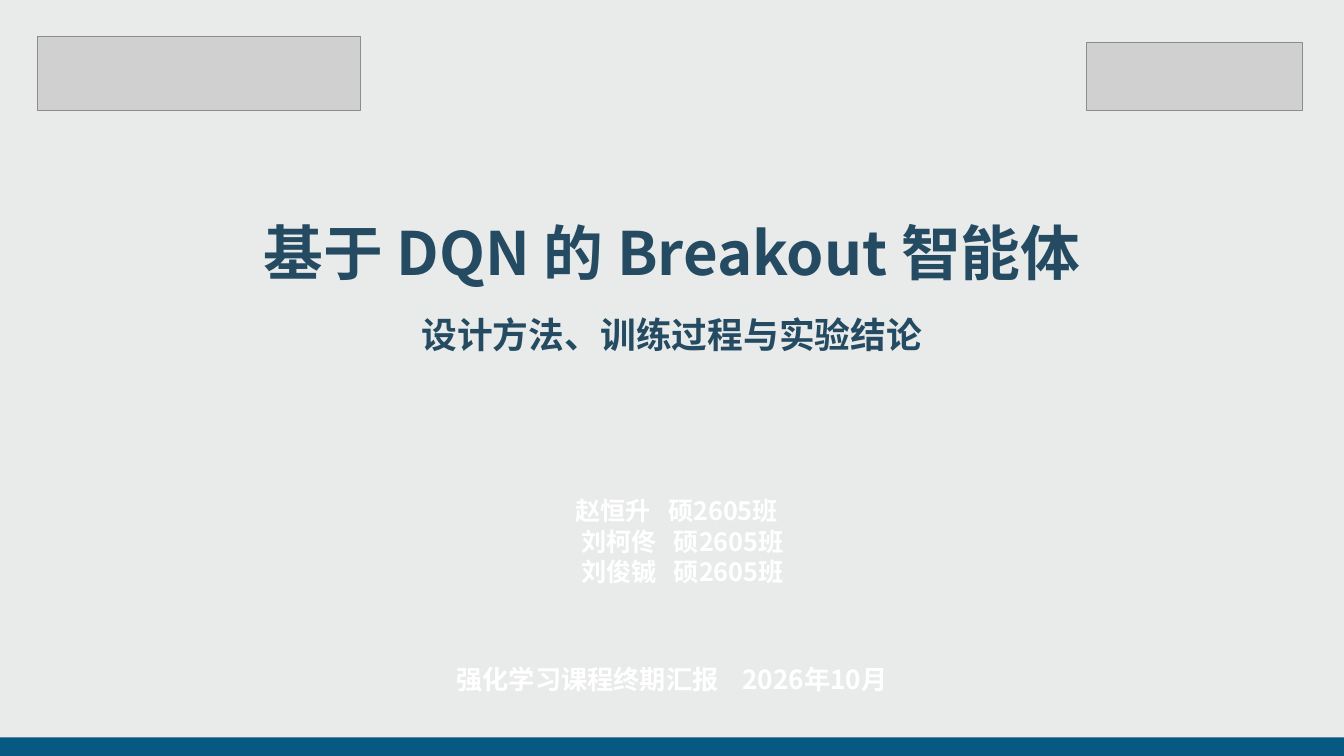
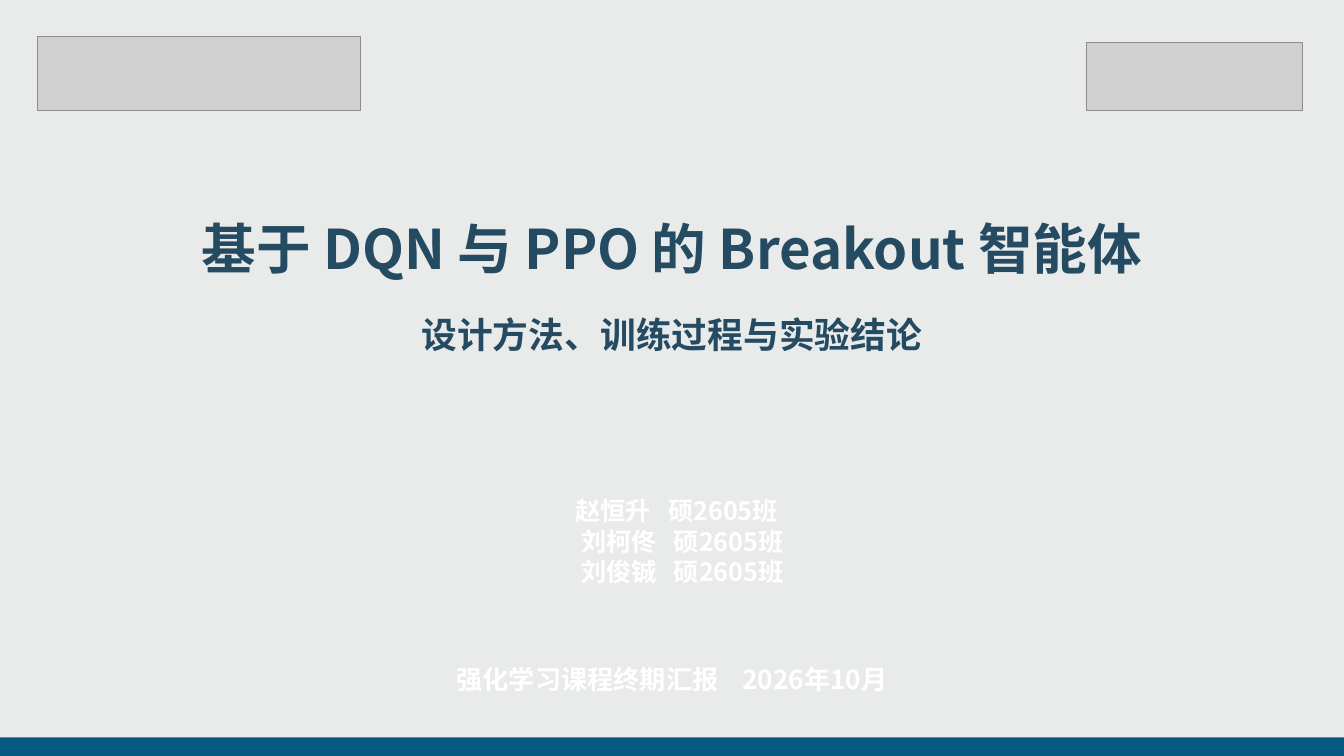
Before and after one commit to zhszhszhszhs/game, a slide deck: slide 1 of atari_breakout_rl/presentation/final/Breakout_DQN_终期汇报_学院模板.pptx. Drawn at 1344x756 pixels with LibreOffice and Linux fonts; fonts in the diff are those of the drawing; grey boxes stand for pictures; background and template pictures are left out. Boxes give left, top, right and bottom in pixels: in the first picture for what was removed or moved away, otherwise in the second. Text is boxed around its words. In the diff, an @@ line names an element or a change of style, - is before the commit and + after.

```diff
--- a/atari_breakout_rl/presentation/final/Breakout_DQN_终期汇报_学院模板.pptx
+++ b/atari_breakout_rl/presentation/final/Breakout_DQN_终期汇报_学院模板.pptx
@@ text at (202,222,1142,280): text changed; size 42.8 to 39 pt @@
-基于 DQN 的 Breakout 智能体
+基于 DQN 与 PPO 的 Breakout 智能体
```
Also in this commit, not shown: 7 other slides changed, 12 slides added, 12 slides removed, 1 other file.
